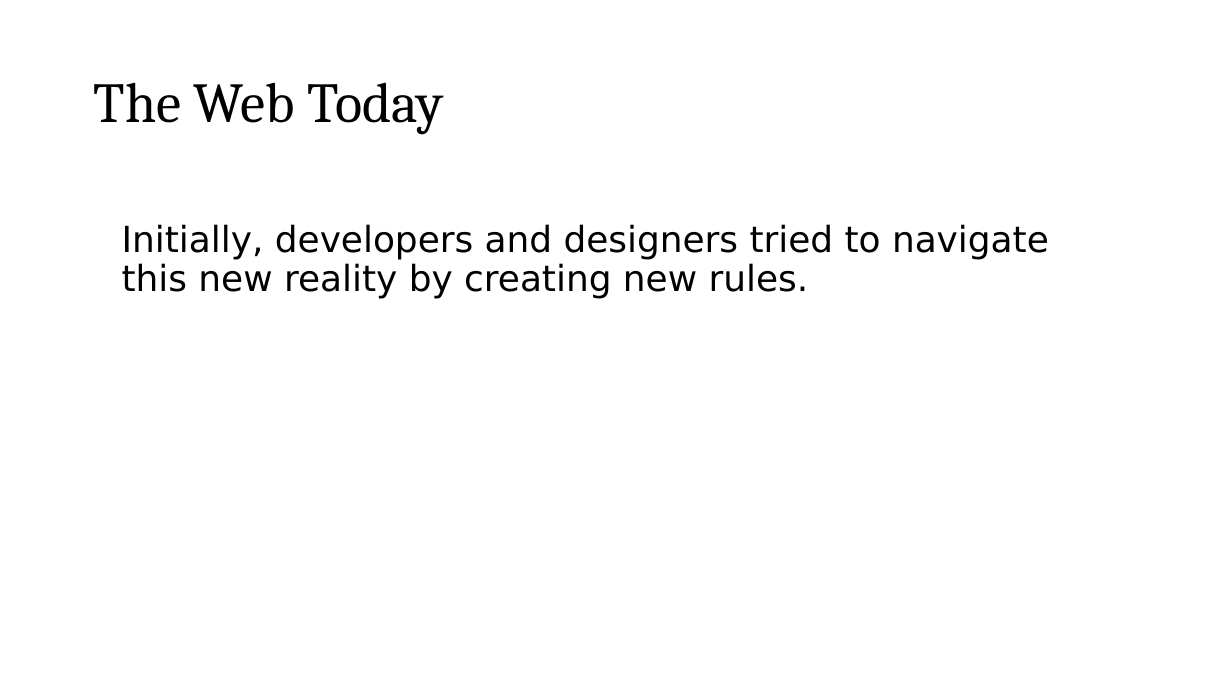
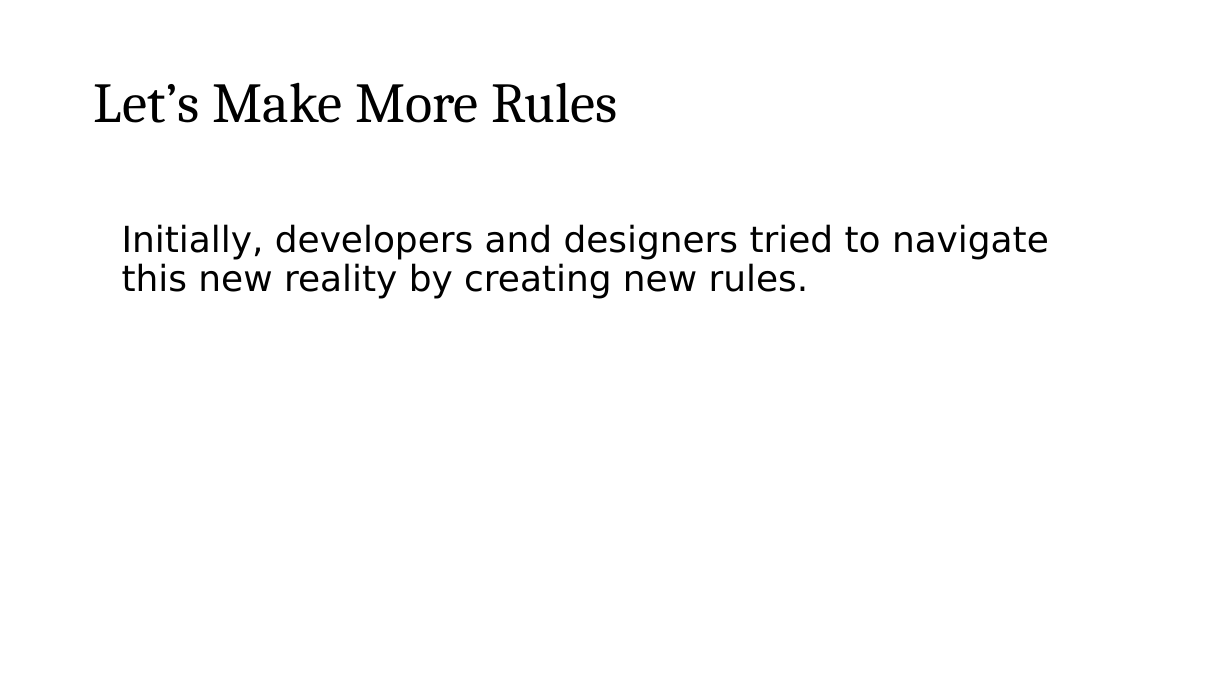
Before and after one commit to roblarsen/rob-larsen-presentations, a slide deck: slide 10 of wild-world-web.pptx. Drawn at 1232x693 pixels with LibreOffice and Linux fonts; fonts in the diff are those of the drawing; background and template pictures are left out. Boxes give left, top, right and bottom in pixels: in the first picture for what was removed or moved away, otherwise in the second. Text is boxed around its words. In the diff, an @@ line names an element or a change of style, - is before the commit and + after.

```diff
--- a/wild-world-web.pptx
+++ b/wild-world-web.pptx
@@ title at (x1=94, y1=82, x2=618, y2=123): text changed @@
-The Web Today
+Let’s Make More Rules
```
Also in this commit, not shown: 12 other slides changed, 4 slides added, 1 slide removed.
